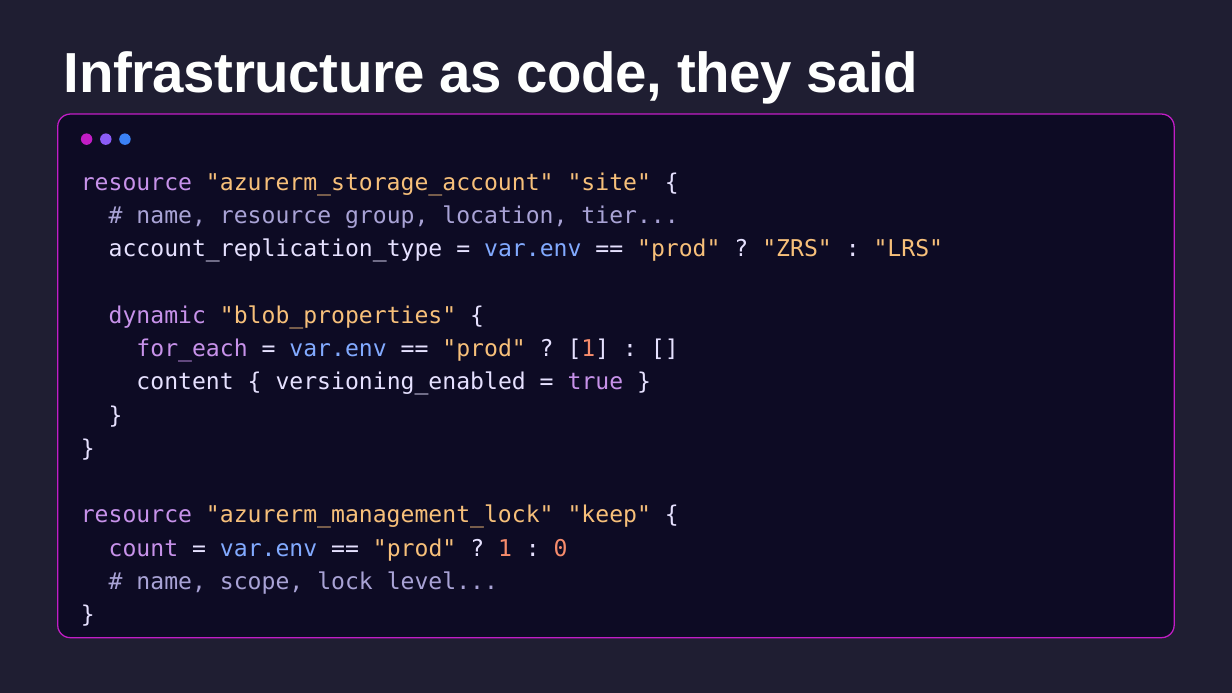
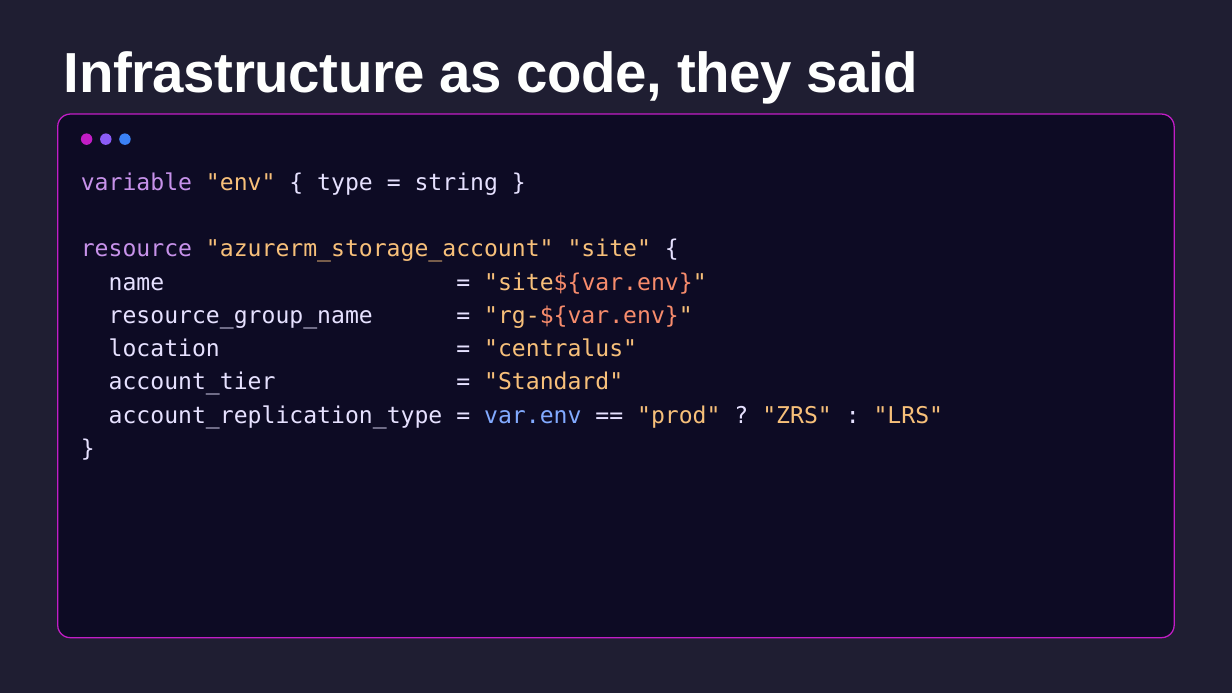
Before and after one commit to CamSoper/infrastructure-as-actual-code, a slide deck: slide 2 of slides/infrastructure-as-actual-code.pptx. Drawn at 1232x693 pixels with LibreOffice and Linux fonts; fonts in the diff are those of the drawing. Boxes give left, top, right and bottom in pixels: in the first picture for what was removed or moved away, otherwise in the second. Text is boxed around its words. In the diff, an @@ line names an element or a change of style, - is before the commit and + after.

```diff
--- a/slides/infrastructure-as-actual-code.pptx
+++ b/slides/infrastructure-as-actual-code.pptx
@@ text at box(81, 172, 498, 195): paragraph added @@
+variable "env" { type = string }
@@ text at box(109, 272, 707, 395): text changed; text colour #A9A3D6 to #E6E1FF @@
-# name, resource group, location, tier...
+name = "site${var.env}"
+resource_group_name = "rg-${var.env}"
+location = "centralus"
+account_tier = "Standard"
@@ text at box(109, 305, 624, 395): paragraphs removed @@
-dynamic "blob_properties" {
-for_each = var.env == "prod" ? [1] : []
-content { versioning_enabled = true }
@@ text at box(81, 504, 651, 594): paragraphs removed @@
-}
-resource "azurerm_management_lock" "keep" {
-count = var.env == "prod" ? 1 : 0
-# name, scope, lock level...
-}
```
Also in this commit, not shown: 1 other slide changed, 2 slides added, 3 other files.
